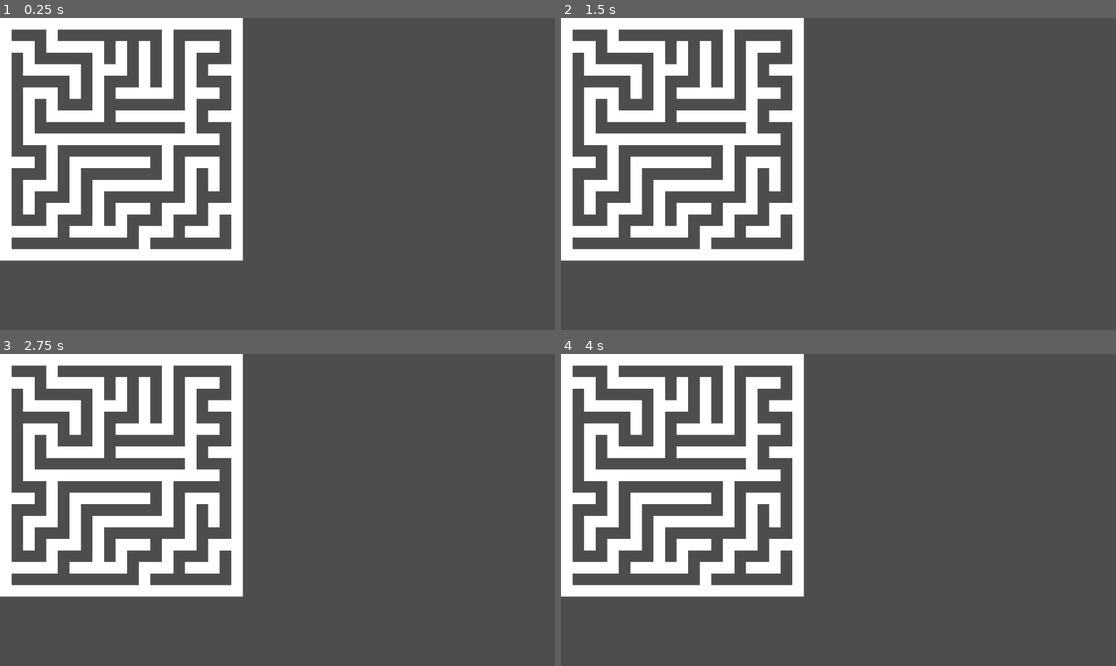
Above: before the commit, frames 1-4 (two rows, left to right).
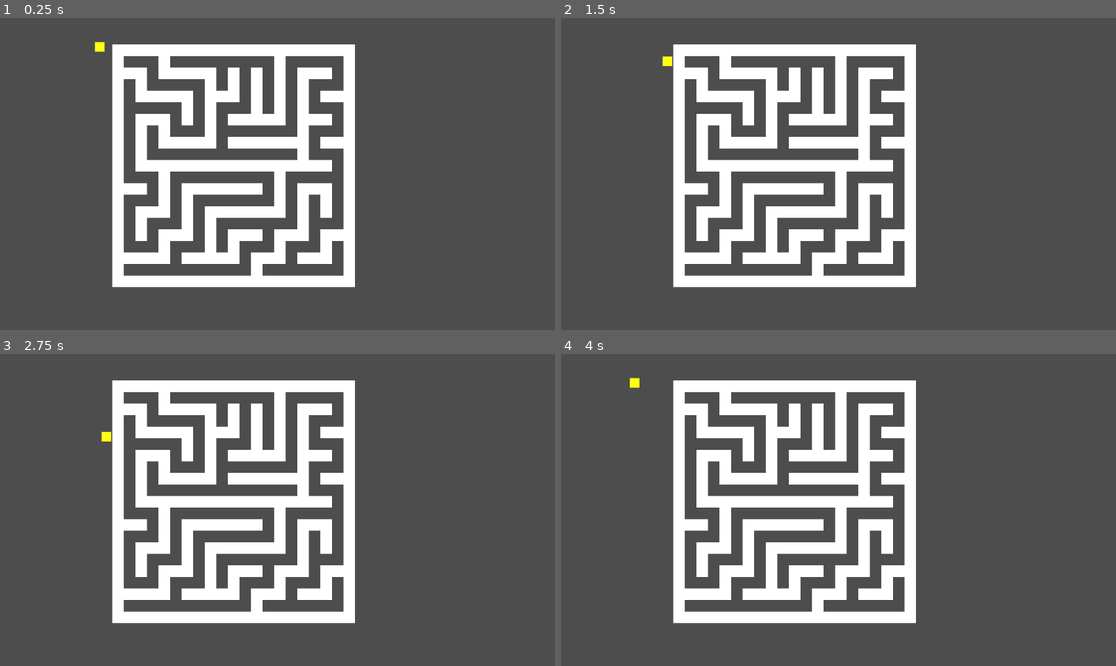
Above: after the commit, the same moments.

Repository: Atharv-Shukla-987/DEJA-MAZE-A-pacman-game
Game: Godot game, scene res://main.tscn
Same seed, same stepped clock (60 frames per second), same inputs: the game is played once before the commit and once after it.
Inputs (mouse positions are in pixels of both pictures, inside the frame that each line leads up to):
- Up to frame 1 (0.25 s): no input
- Up to frame 2 (1.5 s): tap Enter at 0.5 s; move the mouse to (960, 158) at 0.52 s; hold Right (ui_right) 0.53-1.28 s; tap Alt at 0.6 s; click (960, 158) at 0.67 s; tap Space at 1.25 s; move the mouse to (727, 189) at 1.27 s; hold Down (ui_down) from 1.28 s (still down); tap Shift at 1.35 s
- Up to frame 3 (2.75 s): move the mouse to (333, 441) at 2.02 s; release Down (ui_down) at 2.03 s; hold Right (ui_right) from 2.03 s (still down); tap Alt at 2.1 s
- Up to frame 4 (4 s): tap Enter at 2.75 s; move the mouse to (810, 572) at 2.77 s; release Right (ui_right) at 2.78 s; hold Up (ui_up) 2.78-3.53 s; tap Shift at 2.85 s; click (810, 572) at 2.92 s; move the mouse to (1005, 556) at 3.52 s; hold Left (ui_left) from 3.53 s (still down); tap Alt at 3.6 s

The runs differ from the first frame. In frame 1, 28% of the frame differs, in the area x 0-64%, y 0-87%; in frame 2, 28%; in frame 3, 28%; in frame 4, 28%.

Commit message:
added player and made wall colliadable with player

Diff:
--- a/main.tscn
+++ b/main.tscn
@@ -1,8 +1,15 @@
 [gd_scene format=3 uid="uid://b4lhn0rgujuqb"]
 
 [ext_resource type="Script" uid="uid://cowec6ikymd1r" path="res://scripts/main.gd" id="1_ig7tw"]
+[ext_resource type="PackedScene" uid="uid://cmplqqq6f0gd8" path="res://scens/character_body_2d.tscn" id="2_0xm2m"]
 
 [node name="Main" type="Node2D" unique_id=980908913]
 script = ExtResource("1_ig7tw")
 
 [node name="mazecontainer" type="Node2D" parent="." unique_id=1237603924]
+
+[node name="Camera2D" type="Camera2D" parent="." unique_id=1653090179]
+position = Vector2(343, 269)
+
+[node name="CharacterBody2D" parent="." unique_id=1941752872 instance=ExtResource("2_0xm2m")]
+position = Vector2(-27, 3)
--- /dev/null
+++ b/scens/character_body_2d.tscn
@@ -0,0 +1,26 @@
+[gd_scene format=3 uid="uid://cmplqqq6f0gd8"]
+
+[ext_resource type="Script" uid="uid://bvb4lg5u1hbwu" path="res://scripts/character_body_2d.gd" id="1_8xtmt"]
+
+[sub_resource type="RectangleShape2D" id="RectangleShape2D_8xtmt"]
+size = Vector2(2, 2)
+
+[node name="CharacterBody2D" type="CharacterBody2D" unique_id=1941752872]
+script = ExtResource("1_8xtmt")
+
+[node name="ColorRect" type="ColorRect" parent="." unique_id=1807301342]
+anchors_preset = 8
+anchor_left = 0.5
+anchor_top = 0.5
+anchor_right = 0.5
+anchor_bottom = 0.5
+offset_left = -9.0
+offset_top = -8.5
+offset_right = 9.0
+offset_bottom = 8.5
+grow_horizontal = 2
+grow_vertical = 2
+color = Color(1, 1, 0.078431375, 1)
+
+[node name="CollisionShape2D" type="CollisionShape2D" parent="." unique_id=236238334]
+shape = SubResource("RectangleShape2D_8xtmt")
--- /dev/null
+++ b/scripts/character_body_2d.gd
@@ -0,0 +1,29 @@
+extends CharacterBody2D
+
+
+const speed = 150
+
+
+func _ready() -> void:
+	$ColorRect.size = Vector2(20,20)
+
+
+func _physics_process(delta: float) -> void:
+	var inputdir = Vector2.ZERO
+
+
+	if Input.is_action_pressed("ui_left"):
+		inputdir.x = -1
+	if Input.is_action_pressed("ui_right"):
+		inputdir.x = 1
+
+	if Input.is_action_pressed("ui_down"):
+		inputdir.y = 1
+
+	if Input.is_action_pressed("ui_up"):
+		inputdir.y =-1
+
+
+
+	velocity = inputdir * speed
+	move_and_slide()
--- a/scripts/main.gd
+++ b/scripts/main.gd
@@ -30,3 +30,15 @@
 				wall.position = Vector2(x*c_size,y*c_size)
 				wall.color = Color(4.525, 4.525, 11.708, 1.0)
 				$mazecontainer.add_child(wall)
+
+			var wallbody = StaticBody2D.new(
+
+			)
+			wallbody.position =  Vector2(x*c_size,y * c_size)
+
+			var collisonshape =CollisionShape2D.new()
+			var shape = RectangleShape2D.new()
+			shape.size = Vector2(c_size,c_size)
+			collisonshape.shape = shape
+			wallbody.add_child(collisonshape)
+			$mazecontainer.add_child(wallbody)
Not shown, added: scripts/character_body_2d.gd.uid
